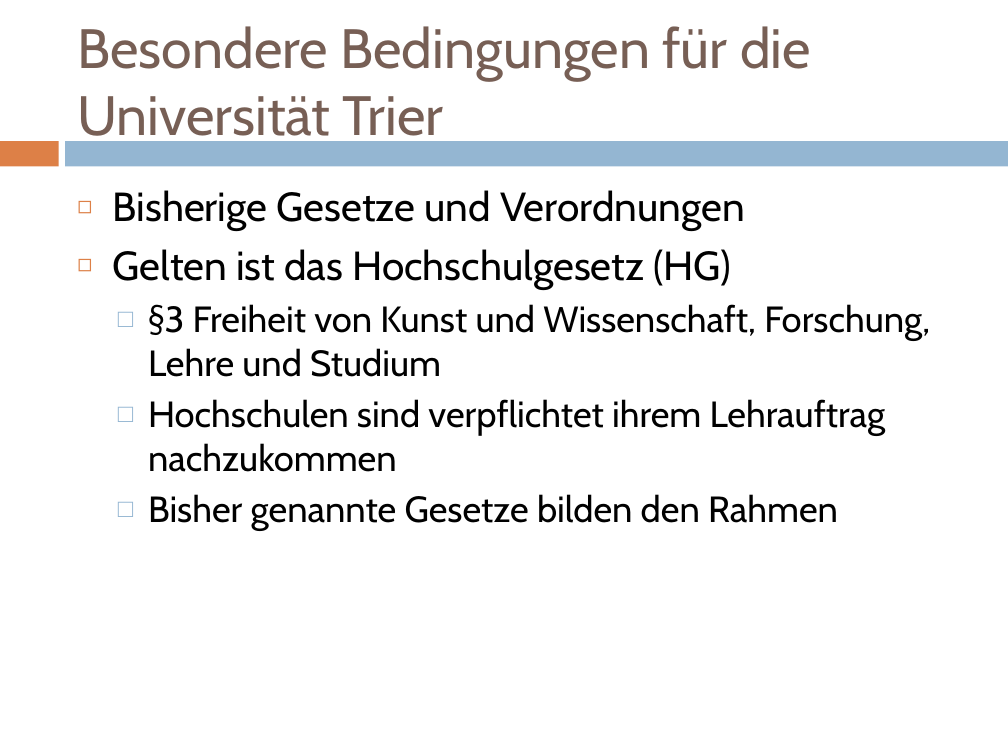
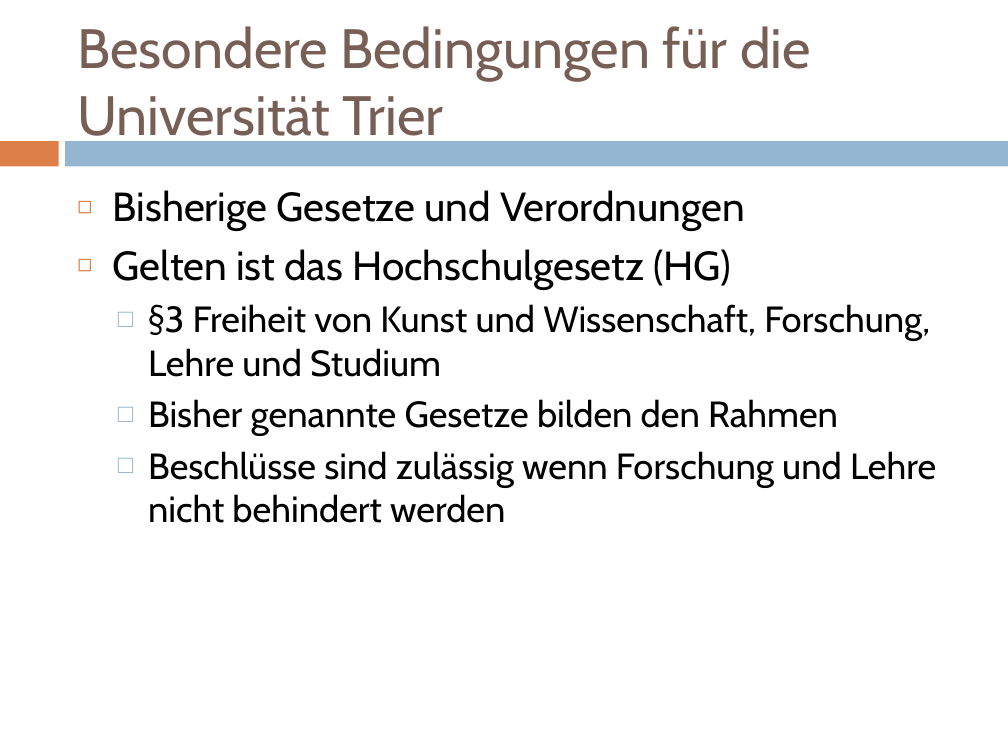
Before and after one commit to doctordebug/Hackerpraktikum, a slide deck: slide 16 of Präsentationen/PT1.pptx (slide 20 before the commit). Drawn at 1008x756 pixels with LibreOffice and Linux fonts; fonts in the diff are those of the drawing. Boxes give left, top, right and bottom in pixels: in the first picture for what was removed or moved away, otherwise in the second. Text is boxed around its words. In the diff, an @@ line names an element or a change of style, - is before the commit and + after.

```diff
--- a/Präsentationen/PT1.pptx
+++ b/Präsentationen/PT1.pptx
@@ text at <box>148,399,886,472</box>: paragraph removed @@
-  □ Hochschulen sind verpflichtet ihrem Lehrauftrag nachzukommen
@@ text at <box>148,451,936,523</box>: paragraph added @@
+  □ Beschlüsse sind zulässig wenn Forschung und Lehre nicht behindert werden
```
Also in this commit, not shown: 4 other slides changed, 4 slides removed, 3 other files.
